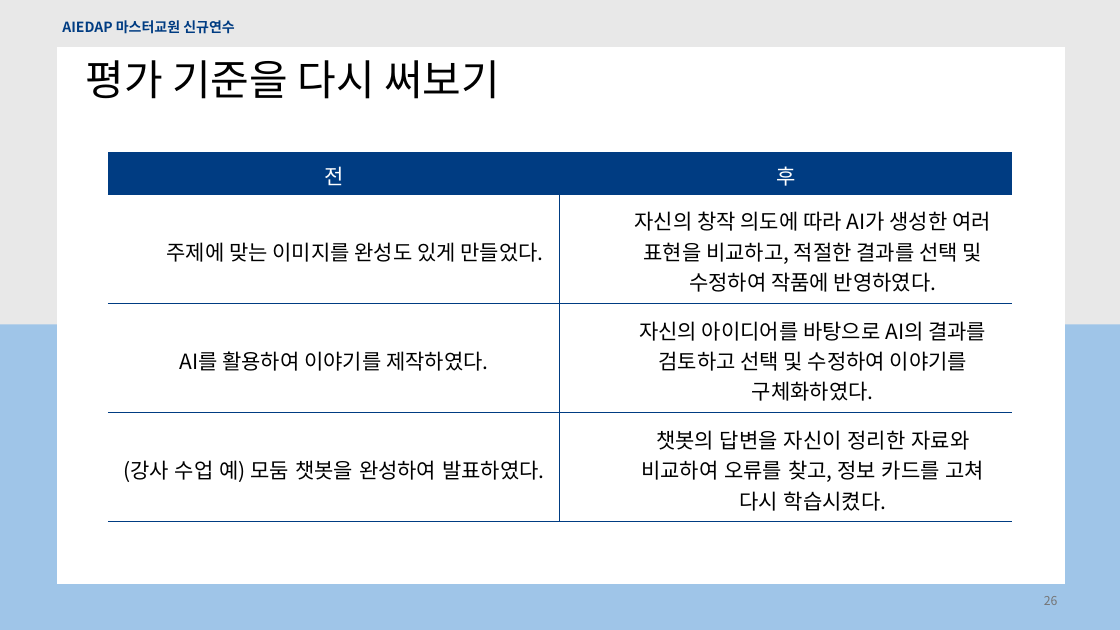
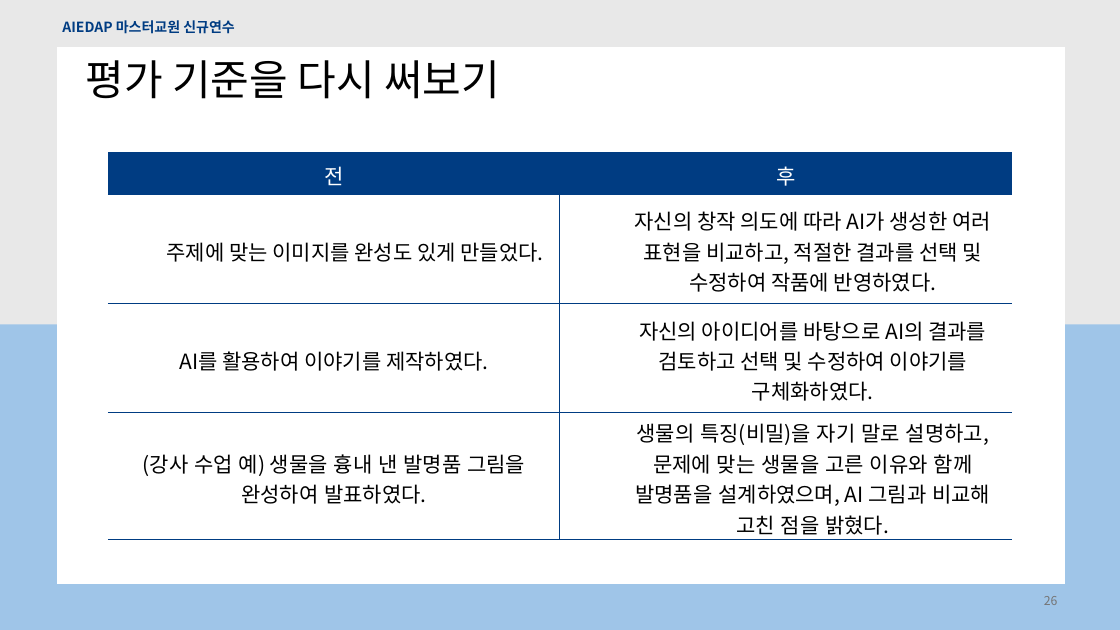
Before and after one commit to hongdonedu/fungigame2026, a slide deck: slide 26 of aiedap/files/m4_choi_1108.pptx. Drawn at 1120x630 pixels with LibreOffice and Linux fonts; fonts in the diff are those of the drawing; background and template pictures are left out. Boxes give left, top, right and bottom in pixels: in the first picture for what was removed or moved away, otherwise in the second. Text is boxed around its words. In the diff, an @@ line names an element or a change of style, - is before the commit and + after.

```diff
--- a/aiedap/files/m4_choi_1108.pptx
+++ b/aiedap/files/m4_choi_1108.pptx
@@ table at <box>108,47,1012,539</box> @@
-row 5, column 1: (강사 수업 예) 모둠 챗봇을 완성하여 발표하였다.
+row 5, column 1: (강사 수업 예) 생물을 흉내 낸 발명품 그림을 완성하여 발표하였다.
-row 5, column 2: 챗봇의 답변을 자신이 정리한 자료와 비교하여 오류를 찾고, 정보 카드를 고쳐 다시 학습시켰다.
+row 5, column 2: 생물의 특징(비밀)을 자기 말로 설명하고, 문제에 맞는 생물을 고른 이유와 함께 발명품을 설계하였으며, AI 그림과 비교해 고친 점을 밝혔다.
```
Also in this commit, not shown: 10 other slides changed.
